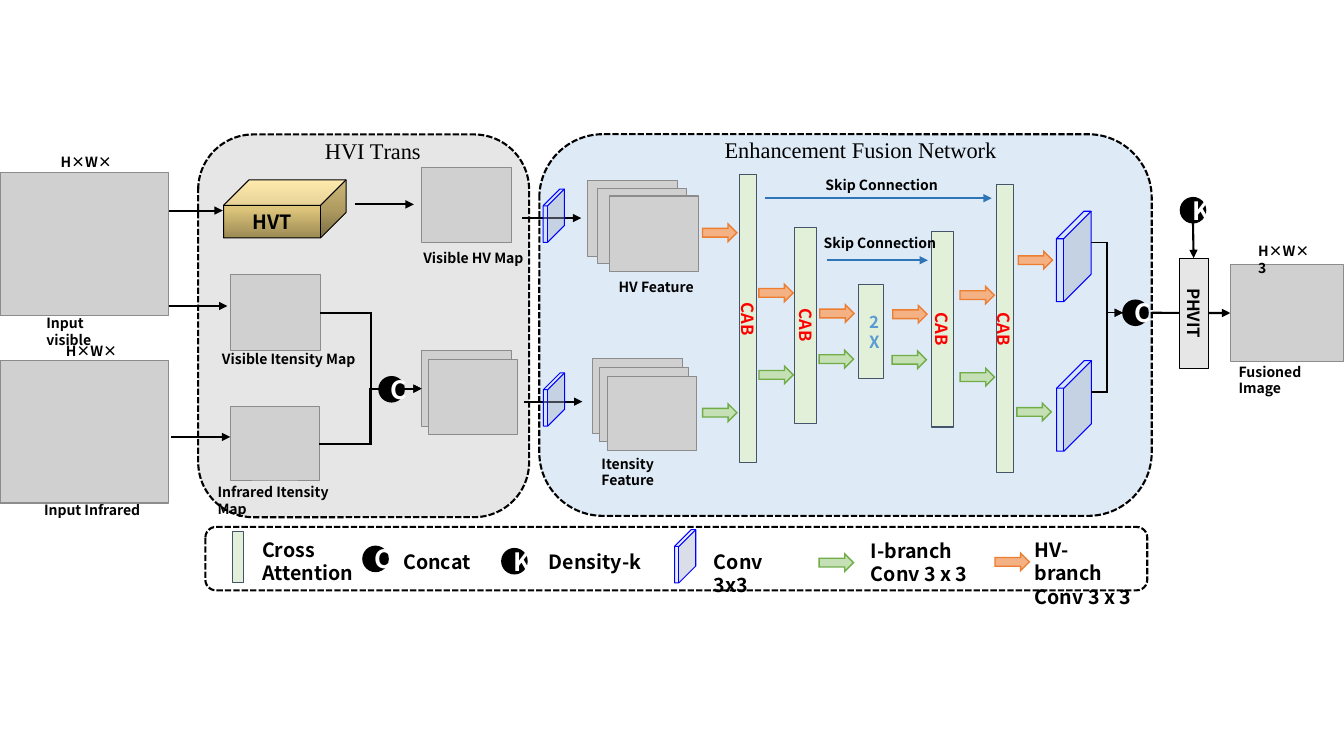
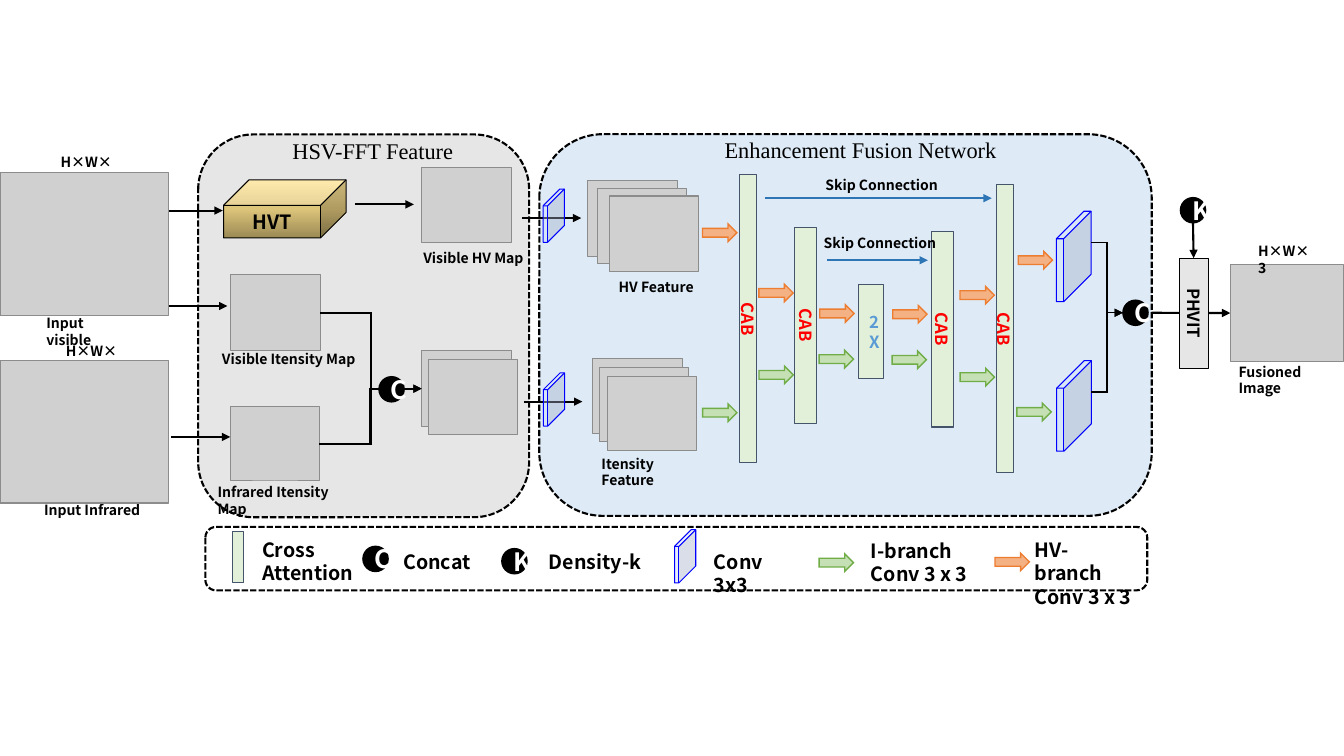
Before and after one commit to cv-kong/PaperNotebook, a slide deck: slide 3 of Papers/基于频域的红外可见光融合/images/频域融合.pptx. Drawn at 1344x756 pixels with LibreOffice and Linux fonts; fonts in the diff are those of the drawing; grey boxes stand for pictures. Boxes give left, top, right and bottom in pixels: in the first picture for what was removed or moved away, otherwise in the second. Text is boxed around its words. In the diff, an @@ line names an element or a change of style, - is before the commit and + after.

```diff
--- a/Papers/基于频域的红外可见光融合/images/频域融合.pptx
+++ b/Papers/基于频域的红外可见光融合/images/频域融合.pptx
@@ text at (x1=292, y1=144, x2=453, y2=160): text changed @@
-HVI Trans
+HSV-FFT Feature
```
Also in this commit, not shown: 1 other slide changed, 2 other files.
